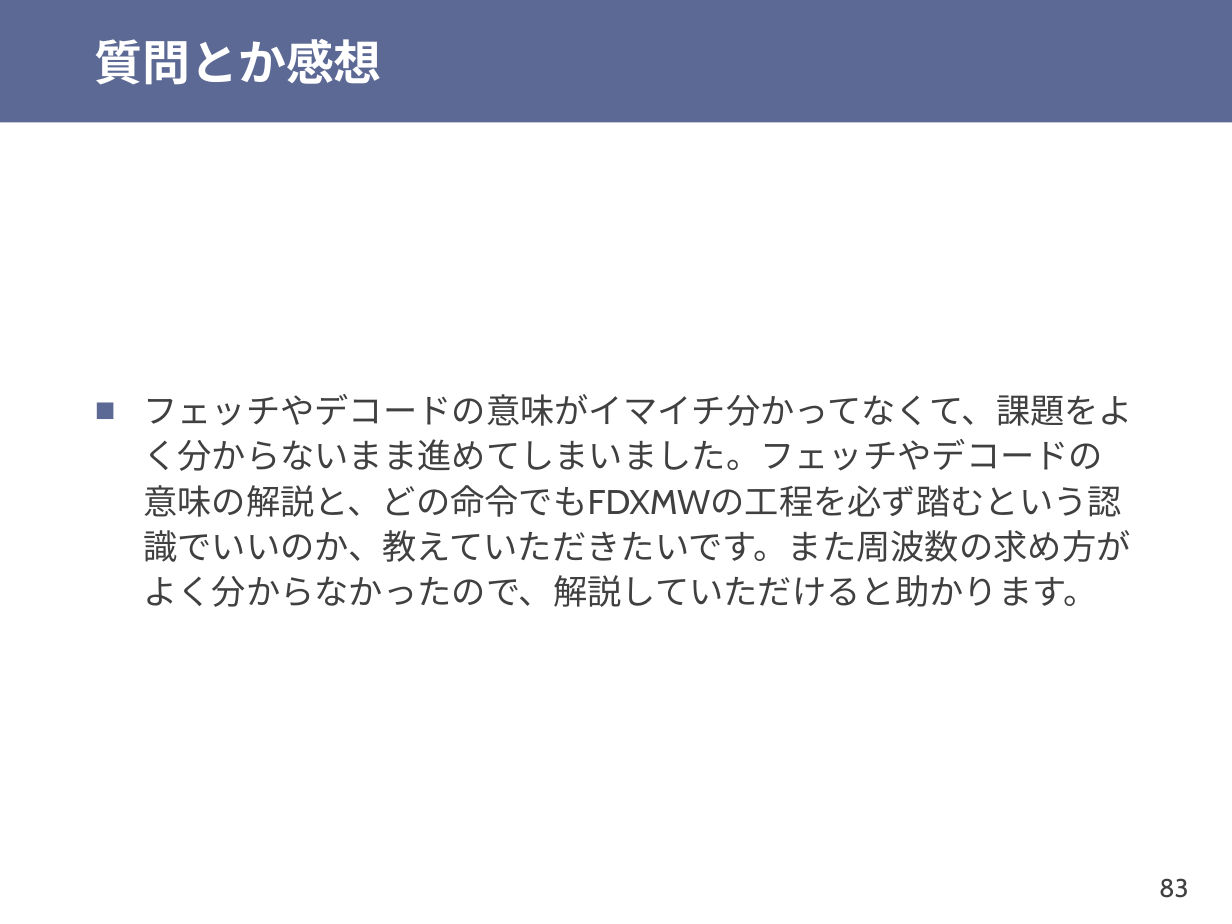
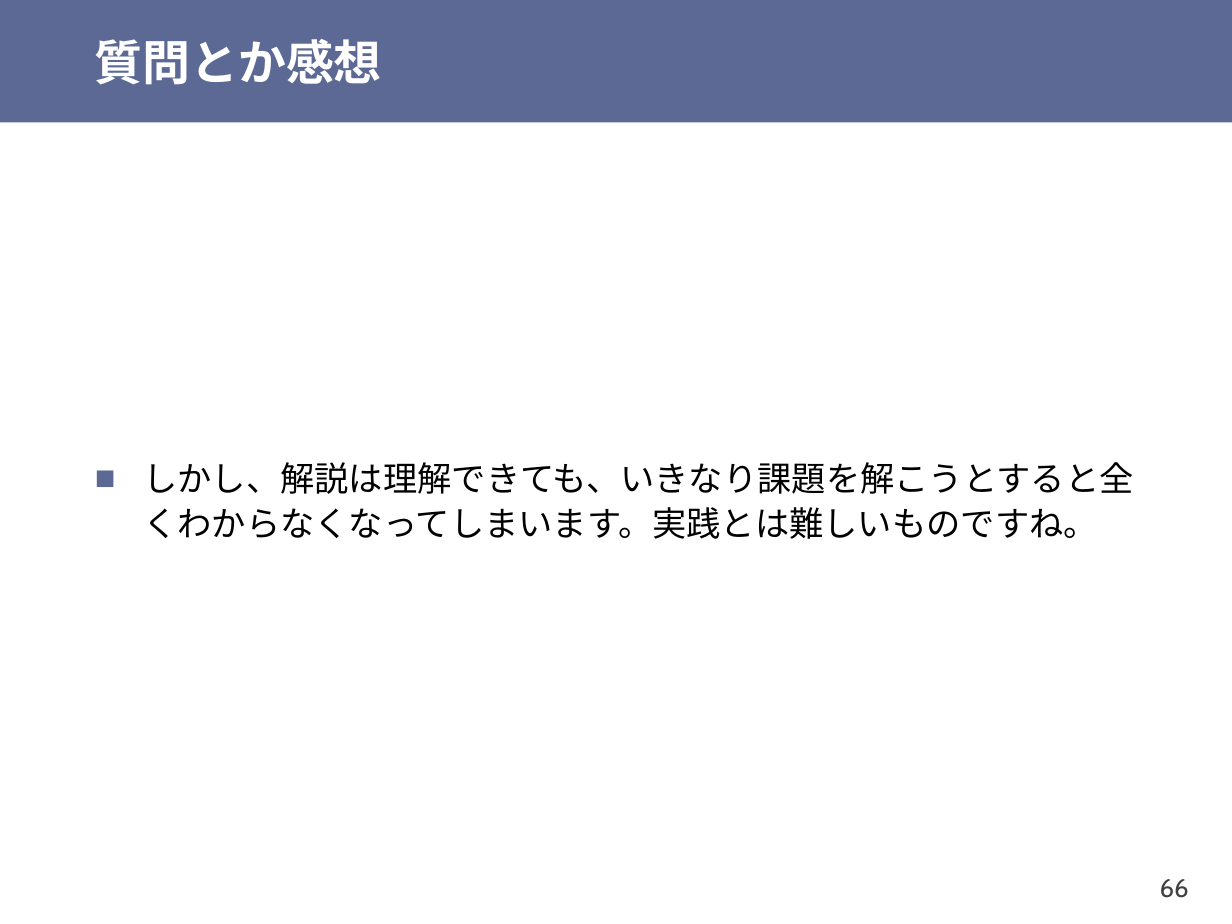
Before and after one commit to shioyadan/otya-computer-architecture-i, a slide deck: slide 66 of cai-shioya-08.pptx (slide 83 before the commit). Drawn at 1232x924 pixels with LibreOffice and Linux fonts; fonts in the diff are those of the drawing. Boxes give left, top, right and bottom in pixels: in the first picture for what was removed or moved away, otherwise in the second. Text is boxed around its words. In the diff, an @@ line names an element or a change of style, - is before the commit and + after.

```diff
--- a/cai-shioya-08.pptx
+++ b/cai-shioya-08.pptx
@@ text at (143,462,1133,539): text changed; font Cabin to Noto Sans CJK JP; text colour #404040 to #000000 @@
-■ フェッチやデコードの意味がイマイチ分かってなくて、課題をよく分からないまま進めてしまいました。フェッチやデコードの意味の解説と、どの命令でもFDXMWの工程を必ず踏むという認識でいいのか、教えていただきたいです。また周波数の求め方がよく分からなかったので、解説していただけると助かります。
+■ しかし、解説は理解できても、いきなり課題を解こうとすると全くわからなくなってしまいます。実践とは難しいものですね。
@@ page number at (1160,879,1189,898): text changed @@
-83
+66
```
Also in this commit, not shown: 24 other slides changed, 5 slides added, 9 slides removed, 1 other file.
